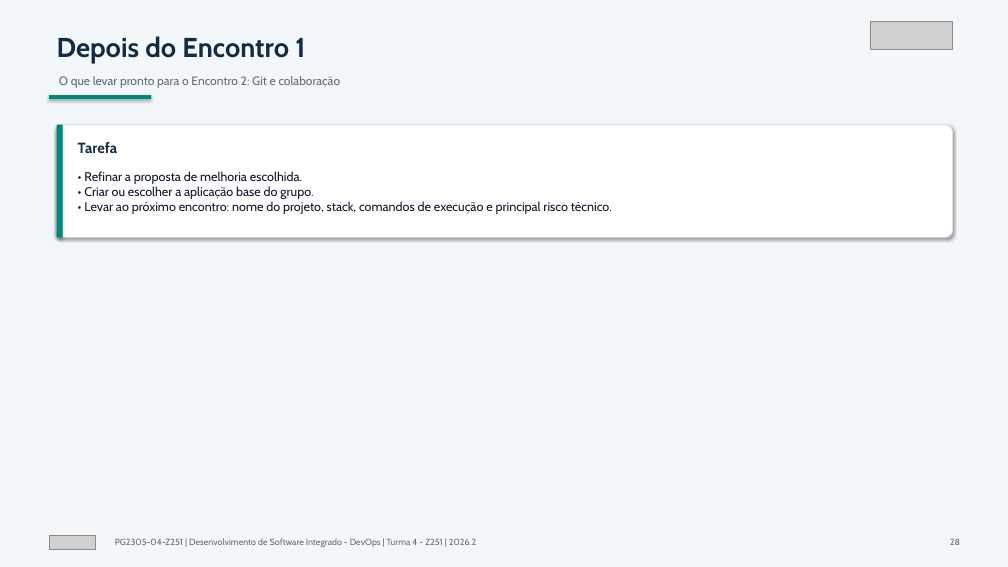
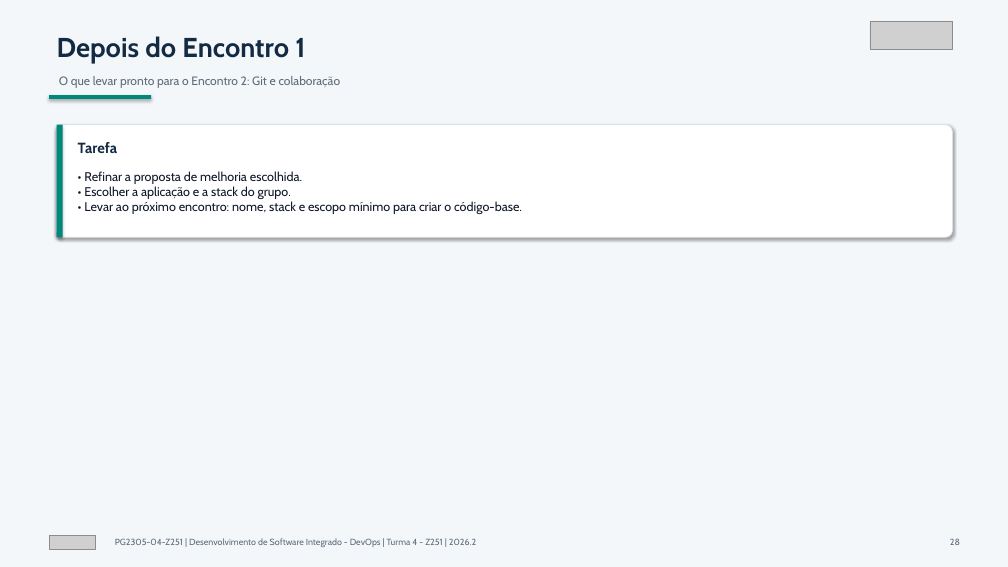
Before and after one commit to unifor-docente/desenvolvimento-software-integrado-devops, a slide deck: slide 28 of Slides/Desenvolvimento de Software Integrado - DevOps - Slides.pptx. Drawn at 1008x567 pixels with LibreOffice and Linux fonts; fonts in the diff are those of the drawing; grey boxes stand for pictures. Boxes give left, top, right and bottom in pixels: in the first picture for what was removed or moved away, otherwise in the second. Text is boxed around its words. In the diff, an @@ line names an element or a change of style, - is before the commit and + after.

Commit message:
docs: revisar encontro 2 e incremento inicial do projeto integrador

```diff
--- a/Slides/Desenvolvimento de Software Integrado - DevOps - Slides.pptx
+++ b/Slides/Desenvolvimento de Software Integrado - DevOps - Slides.pptx
@@ text at [84,186,522,214]: text changed @@
-• Criar ou escolher a aplicação base do grupo.
-• Levar ao próximo encontro: nome do projeto, stack, comandos de execução e principal risco técnico.
+• Escolher a aplicação e a stack do grupo.
+• Levar ao próximo encontro: nome, stack e escopo mínimo para criar o código-base.
```
Also in this commit, not shown: 62 other slides changed, 51 slides added, 13 slides removed, 1 other file.
